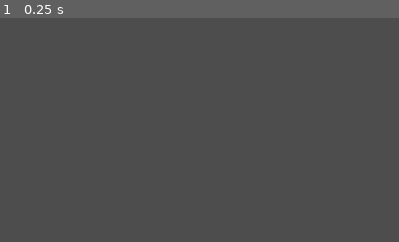
Above: before the commit, frame 1.
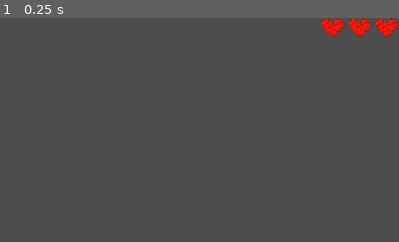
Above: after the commit, the same moment.

Repository: MonkeyFruitJam/sock-n-load
Game: Godot game, scene res://testing_assets/test_scene.tscn
The game is run twice, just before and just after one commit, with the same random seed, the same clock (stepped at 60 frames per second) and the same inputs.
Inputs:
- Up to frame 1 (0.25 s): no input
The pictures show only the part of the screen within x 50-100%, y 0-50%; the shares and areas given below are measured in that part.

The runs differ from the first frame. In frame 1, 0.9% of the frame differs, in the area x 80-100%, y 0-9%.
Error before the commit: Attempt to call function 'set_max_hearts' in base 'null instance' on a null instance. (res://testing_assets/test_scene.gd:8)

Commit message:
[Mel] adding hearthealth into test scene

Diff:
--- a/testing_assets/test_scene.tscn
+++ b/testing_assets/test_scene.tscn
@@ -1,7 +1,8 @@
-[gd_scene load_steps=3 format=3 uid="uid://d352nctogqaog"]
+[gd_scene load_steps=4 format=3 uid="uid://d352nctogqaog"]
 
 [ext_resource type="PackedScene" uid="uid://bdaxga677wjf7" path="res://scenes/player_pawn.tscn" id="1_6xmaf"]
 [ext_resource type="Script" path="res://testing_assets/test_scene.gd" id="1_ijad5"]
+[ext_resource type="PackedScene" uid="uid://dsw4t6cciid5k" path="res://scenes/health_hearts.tscn" id="2_67rfq"]
 
 [node name="TestScene" type="Node2D"]
 script = ExtResource("1_ijad5")
@@ -17,3 +18,14 @@
 
 [node name="PlayerPawn" parent="." instance=ExtResource("1_6xmaf")]
 position = Vector2(128, 604)
+
+[node name="CanvasLayer" type="CanvasLayer" parent="."]
+
+[node name="HealthHearts" parent="CanvasLayer" instance=ExtResource("2_67rfq")]
+anchors_preset = 1
+anchor_left = 1.0
+anchor_right = 1.0
+offset_left = -191.0
+offset_right = 0.0
+grow_horizontal = 0
+metadata/_edit_use_anchors_ = true
